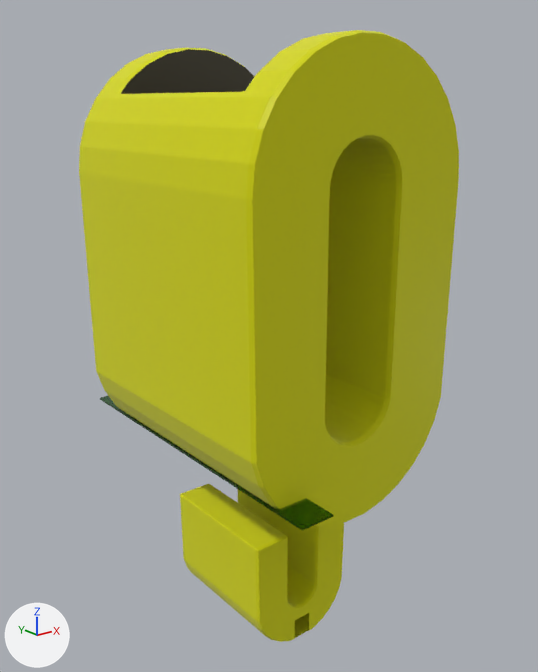
Before and after pictures for a commit that changed the Blender file blender_elements/obita_int.blend.
One viewpoint serves both versions: a camera (50 mm lens) standing at (-62.7, -80.5, 76.8) and looking at (1.7, 0.0, 44.6). Arrows for +X, +Y and +Z are at lower left; the lights stay in place. Objects named as collision shapes, trigger or cutter boxes, shadow casters or lower levels of detail are left out.

In view in the first picture: 'Cube.009', 'O', 'club', 'u'.
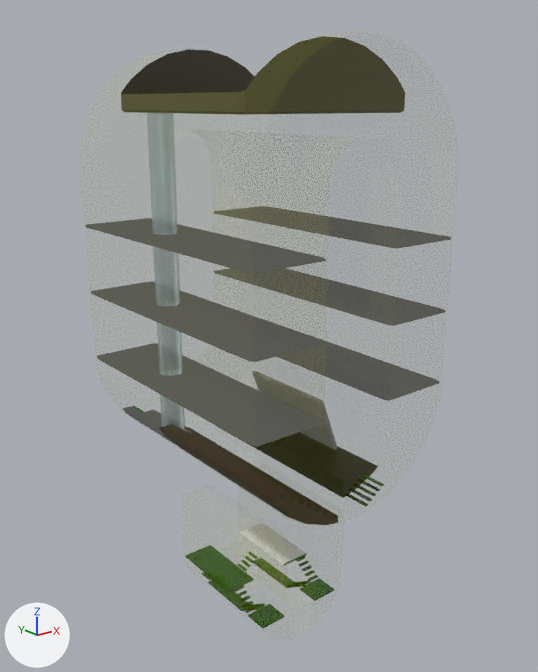
Location of each change, (x1, y1, x2, y2) in pixels of the pictures (538 x 672 px):
```json
{"object": "O", "change": "surface changed", "before": [79, 30, 459, 526], "after": [79, 30, 459, 526]}
{"object": "u", "change": "surface changed", "before": [180, 484, 344, 642], "after": [180, 484, 344, 642]}
{"object": "Cube.009", "change": "reshaped, moved, rescaled", "before": [100, 396, 333, 531], "on screen": "not visible afterwards"}
```

Scene script edits in JSON lines:
```json
{"op": "set", "path": "mat_yellow_outer.alpha", "old": "1.0", "new": "0.0551"}
{"block": "me_cube_022", "where": "# used by ob_cube_009; location = (-11.0, 0.2, 30.7); scale = (2.43, 25.1, 0.142)"}
{"op": "remove", "block": "me_cube_022", "code": "me_cube_022.from_pydata(...)  # 8 vertices, 6 faces; spans x -1.0..1.0, y -1.0..1.0, z -1.0..1.0"}
{"op": "remove", "block": "me_cube_022", "code": "me_cube_022.materials.append(mat_stairs)  # dark green #1b7500"}
{"op": "add", "block": "me_cube_022", "code": "me_cube_022.from_pydata(...)  # 16 vertices, 14 faces; spans x -1.02..0.5, y -0.22..1.37, z -22.56..1.0"}
{"block": "me_cube_022", "change": "me_cube_022 part 1: the whole mesh is rebuilt"}
{"op": "add", "block": "me_cube_022", "code": "me_cube_022.materials.append(mat_floor)  # black #171a22"}
{"op": "set", "path": "ob_cube_009.location", "old": "(-11.0, 0.2, 30.7)", "new": "(-10.3, 6.6, 30.7)"}
{"op": "set", "path": "ob_cube_009.scale", "old": "(2.43, 25.1, 0.142)", "new": "(2.43, 9.0, 0.142)"}
```
